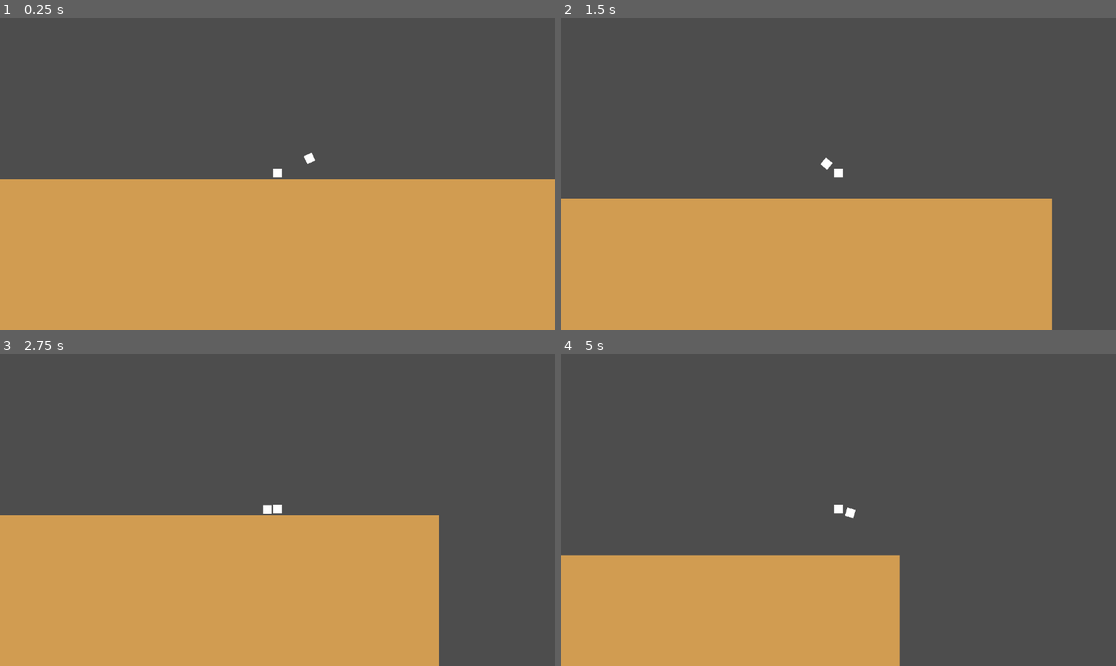
Above: before the commit, frames 1-4 (two rows, left to right).
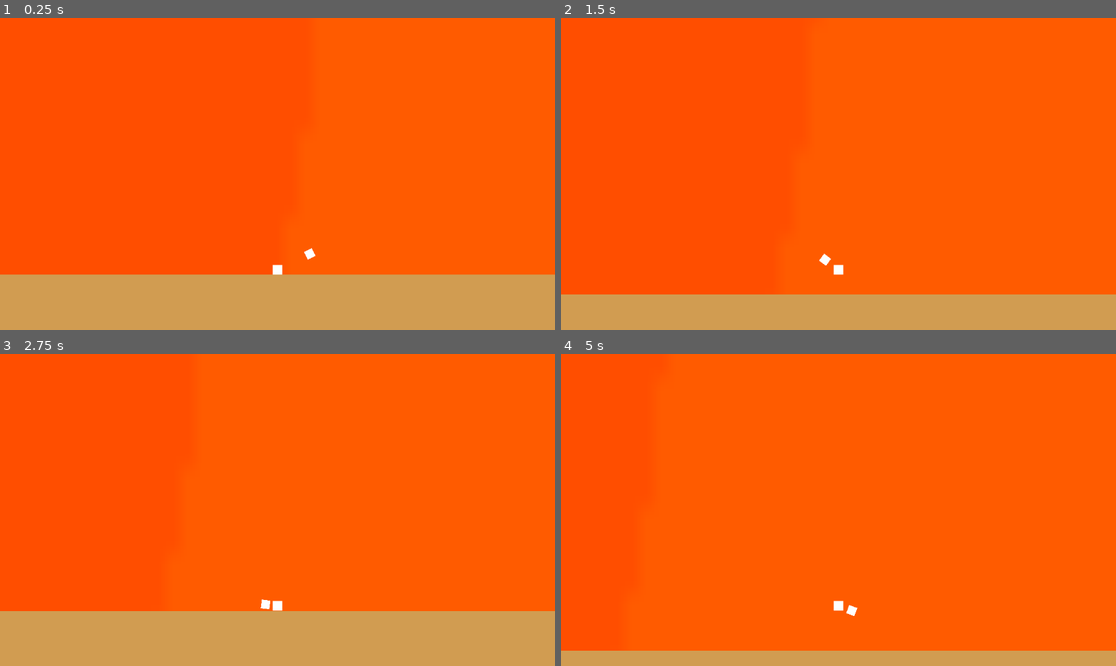
Above: after the commit, the same moments.

Repository: zsimpson-lgtm/The-Agent-Alien-Files
Game: Godot game, scene res://Scenes/Game.tscn
Same seed, same stepped clock (60 frames per second), same inputs: the game is played once before the commit and once after it.
Inputs:
- Up to frame 1 (0.25 s): no input
- Up to frame 2 (1.5 s): hold D (right) from 0.53 s (still down); tap Space (jump) at 0.77 s
- Up to frame 3 (2.75 s): tap Space (jump) at 1.52 s; release D (right) at 2.03 s; hold A (left) from 2.03 s (still down)
- Up to frame 4 (5 s): release A (left) at 2.78 s; hold D (right) 2.78-4.28 s; tap Space (jump) at 3.02, 3.77, 4.52 s; hold A (left) from 4.28 s (still down)

The runs differ from the first frame. In frame 1, 82% of the frame differs, in the area x 0-100%, y 0-83%; in frame 2, 90%; in frame 3, 86%; in frame 4, 97%, in the area x 0-100%, y 0-100%.

Commit message:
Day 3
Added the ability to detect collisions for enemy, added a background and also worked on groups and size of map etc

Diff:
--- a/agent-alien/Scenes/Enemy.tscn
+++ b/agent-alien/Scenes/Enemy.tscn
@@ -3,14 +3,18 @@
 [ext_resource type="Script" uid="uid://f3oattni62r0" path="res://Scripts/Enemy.gd" id="1_hghv2"]
 
 [sub_resource type="RectangleShape2D" id="RectangleShape2D_1f0kj"]
+size = Vector2(27, 22.75)
 
-[node name="Enemy" type="CharacterBody2D" unique_id=428399118 groups=["enemy"]]
+[node name="Enemy" type="CharacterBody2D" unique_id=428399118 groups=["Enemy", "enemy"]]
 script = ExtResource("1_hghv2")
 
 [node name="Area2D" type="Area2D" parent="." unique_id=1810061324]
 
 [node name="CollisionShape2D" type="CollisionShape2D" parent="Area2D" unique_id=1587970002]
+scale = Vector2(1.03, 1.03)
 shape = SubResource("RectangleShape2D_1f0kj")
 
 [node name="CollisionShape2D" type="CollisionShape2D" parent="." unique_id=1779349581]
 shape = SubResource("RectangleShape2D_1f0kj")
+
+[connection signal="body_entered" from="Area2D" to="." method="_on_area_2d_body_entered"]
--- a/agent-alien/Scenes/Game.tscn
+++ b/agent-alien/Scenes/Game.tscn
@@ -2,6 +2,7 @@
 
 [ext_resource type="PackedScene" uid="uid://nlnouaeystk8" path="res://Scenes/Player.tscn" id="1_gl6un"]
 [ext_resource type="PackedScene" uid="uid://cxncghnh3v6y0" path="res://Scenes/Enemy.tscn" id="2_gl6un"]
+[ext_resource type="Texture2D" uid="uid://bc6whkwhkh3lv" path="res://Assets/Screen Shot 2026-06-11 at 2.55.24 PM.png" id="3_j5yw3"]
 
 [sub_resource type="RectangleShape2D" id="RectangleShape2D_iukft"]
 size = Vector2(1155, 314)
@@ -9,29 +10,32 @@
 [node name="Node2D" type="Node2D" unique_id=1983854155]
 
 [node name="Player" parent="." unique_id=1100361338 instance=ExtResource("1_gl6un")]
-position = Vector2(-66, -12)
+position = Vector2(-66, -10)
 
 [node name="Camera2D" type="Camera2D" parent="Player" unique_id=665921378]
 position = Vector2(0, 1)
+offset = Vector2(0, -200)
 
 [node name="ColorRect" type="ColorRect" parent="Player" unique_id=1953862432]
-offset_left = -9.0
+offset_left = -10.0
 offset_top = -10.0
-offset_right = 9.0
-offset_bottom = 8.0
+offset_right = 10.0
+offset_bottom = 10.0
 
 [node name="StaticBody2D" type="StaticBody2D" parent="." unique_id=174467123]
 position = Vector2(-84, 84)
 
 [node name="CollisionShape2D" type="CollisionShape2D" parent="StaticBody2D" unique_id=2114223788]
-position = Vector2(15.5, 74)
+position = Vector2(15.5, 76.5)
+scale = Vector2(-20, 1)
 shape = SubResource("RectangleShape2D_iukft")
 
 [node name="ColorRect" type="ColorRect" parent="StaticBody2D" unique_id=1323738905]
-offset_left = -562.0
-offset_top = -81.0
-offset_right = 598.0
-offset_bottom = 236.0
+offset_left = 11684.0
+offset_top = -80.0
+offset_right = 12844.0
+offset_bottom = 237.0
+scale = Vector2(-20, 1)
 color = Color(0.81949073, 0.6109961, 0.318982, 1)
 
 [node name="Enemy" parent="." unique_id=207699790 instance=ExtResource("2_gl6un")]
@@ -42,3 +46,9 @@
 offset_top = -9.0
 offset_right = 9.0
 offset_bottom = 9.0
+
+[node name="ScreenShot20260611At2_55_24Pm" type="Sprite2D" parent="." unique_id=607886359]
+z_index = -14
+position = Vector2(-2601, -2281)
+scale = Vector2(10.09042, 14.755144)
+texture = ExtResource("3_j5yw3")
--- a/agent-alien/Scenes/Player.tscn
+++ b/agent-alien/Scenes/Player.tscn
@@ -1,12 +1,12 @@
 [gd_scene format=3 uid="uid://nlnouaeystk8"]
 
-[ext_resource type="Script" uid="uid://c8mbe72sddhk5" path="res://Scripts/Player.gd" id="1_rpqav"]
+[ext_resource type="Script" uid="uid://c8mbe72sddhk5" path="res://Scripts/player.gd" id="1_rpqav"]
 
 [sub_resource type="RectangleShape2D" id="RectangleShape2D_qbkls"]
 
 [sub_resource type="RectangleShape2D" id="RectangleShape2D_rpqav"]
 
-[node name="CharacterBody2D" type="CharacterBody2D" unique_id=1100361338 groups=["player"]]
+[node name="CharacterBody2D" type="CharacterBody2D" unique_id=1100361338 groups=["Player", "player"]]
 script = ExtResource("1_rpqav")
 
 [node name="CollisionShape2D2" type="CollisionShape2D" parent="." unique_id=1565923269]
@@ -15,4 +15,7 @@
 [node name="Area2D" type="Area2D" parent="." unique_id=1387916537]
 
 [node name="CollisionShape2D2" type="CollisionShape2D" parent="Area2D" unique_id=882496144]
+scale = Vector2(1.03, 1.03)
 shape = SubResource("RectangleShape2D_rpqav")
+
+[connection signal="body_entered" from="Area2D" to="." method="_on_area_2d_body_entered"]
--- a/agent-alien/Scripts/Enemy.gd
+++ b/agent-alien/Scripts/Enemy.gd
@@ -13,7 +13,7 @@
 	look_at(player.global_position)
 	velocity = Vector2(1, 0).rotated(rotation) * speed
 
-	if (player.global_position) == position:
-		self.queue_free()
+
+
 
 	move_and_slide()
--- a/agent-alien/Scripts/player.gd
+++ b/agent-alien/Scripts/player.gd
@@ -31,5 +31,16 @@
 
 
 
+	pass
+
 	move_and_slide()
-	pass
+
+
+
+
+	pass # Replace with function body.
+
+
+#func _on_area_2d_body_entered(body: CharacterBody2D) -> void:
+		#if body.is_in_group("Enemy"):
+			#queue_free()
--- a/agent-alien/project.godot
+++ b/agent-alien/project.godot
@@ -13,6 +13,11 @@
 config/name="Agent Alien"
 run/main_scene="uid://b7nvuhvekrcca"
 config/features=PackedStringArray("4.6", "Forward Plus")
+
+[global_group]
+
+Player=""
+Enemy=""
 
 [input]
 
Binary file added: agent-alien/Assets/Screen Shot 2026-06-11 at 2.55.24 PM.png
Not shown, added: agent-alien/Assets/Screen Shot 2026-06-11 at 2.55.24 PM.png.import
